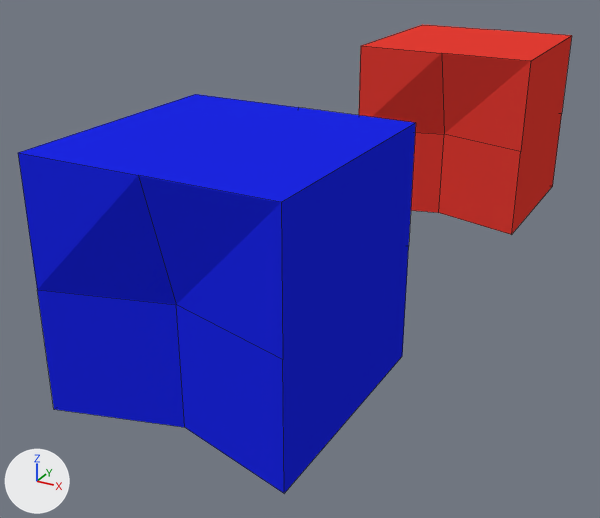
An edit to the Blender file vsss.blend, drawn before and after from the same camera.
Before and after are seen from a 50 mm lens placed at (11.1, -20.0, 12.7), pointed at (-1.8, 3.6, 0.9). Every picture has the same lights, and +X, +Y and +Z are marked at lower left. Mesh edges are drawn as thin lines. The same objects are shown in both versions, whatever each file hides.

Names of what the first picture shows: 'Robot_BlueTeam', 'Robot_RedTeam'.
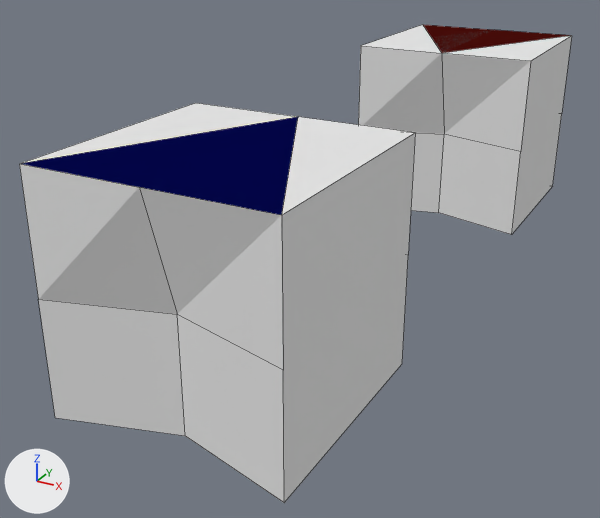
Commit message: Agregar marcador para reconocer dirección en los robots

Where the newer file only moved an object's origin or applied its transform, the numbers keep the older frame.

Pixel boxes [x1, y1, x2, y2] of what changed, in the pictures (600 x 518 px):
```json
{"object": "Robot_BlueTeam", "change": "reshaped, moved", "before": [18, 94, 416, 493], "after": [20, 103, 415, 503]}
{"object": "Robot_RedTeam", "change": "reshaped", "before": [359, 24, 572, 235], "after": [358, 24, 572, 235]}
{"part": 1, "of": "me_cube_002", "change": "added", "after": [423, 25, 571, 53], "on screen": "red"}
{"part": 2, "of": "me_cube_002", "change": "recoloured", "before": [359, 24, 572, 235], "after": [359, 24, 572, 235], "on screen": "red to white"}
{"part": 3, "of": "me_cube_000", "change": "added", "after": [21, 117, 298, 215], "on screen": "blue"}
{"part": 4, "of": "me_cube_000", "change": "recoloured", "before": [20, 133, 415, 493], "after": [20, 133, 415, 493], "on screen": "blue to white"}
```

Edits to the scene script, one JSON object a line:
```json
{"op": "add", "block": "mat_elasticidad_robot", "code": ["mat_elasticidad_robot = diffuse_material('Elasticidad Robot')", "mat_elasticidad_robot.base_color = (0.8, 0.8, 0.8)  # white #e7e7e7"]}
{"block": "me_cube_002", "where": "# used by ob_robot_redteam; location = (0.0, 15.3, 3.5)"}
{"block": "me_cube_002", "where": "# verts and faces of me_cube_002; kept vertices keep their numbers, new ones are numbered from 18"}
{"block": "me_cube_002", "where": "# before: 3 (-3.5, 3.5, 3.5) at pixel (422, 24), 7 (3.5, 3.5, 3.5) at pixel (571, 35), 10 (0.0, -3.5, 3.5) at pixel (441, 53), 14 (0.0, 3.5, 3.5) at pixel (494, 29)"}
{"op": "remove", "block": "me_cube_002", "code": "me_cube_002.from_pydata(...)  # 18 vertices, 12 faces; spans x -3.5..3.5, y -3.5..3.5, z -3.5..3.5"}
{"op": "add", "block": "me_cube_002", "code": "me_cube_002.from_pydata(...)  # 18 vertices, 13 faces; spans x -3.5..3.5, y -3.5..3.5, z -3.5..3.5"}
{"block": "me_cube_002", "change": "me_cube_002 part 1"}
{"op": "add", "block": "me_cube_002", "code": "faces += [(3, 10, 7, 14)]  # mat_equipo_rojo (red #e73d34)"}
{"block": "me_cube_002", "change": "me_cube_002 part 2: 12 faces spanning x -3.5..3.5, y -3.5..3.5, z -3.5..3.5 switch from mat_equipo_rojo (red #e73d34) to mat_elasticidad_robot (white #e7e7e7)"}
{"block": "me_cube_000", "where": "# used by ob_robot_blueteam; location = (0.0, -3.34, 3.76)"}
{"block": "me_cube_000", "where": "# verts and faces of me_cube_000; kept vertices keep their numbers, new ones are numbered from 18"}
{"block": "me_cube_000", "where": "# before: 1 (-3.5, -3.5, 3.5), 5 (3.5, -3.5, 3.5) at pixel (351, 307), 10 (0.0, -3.5, 3.5), 14 (0.0, 3.5, 3.5)"}
{"op": "remove", "block": "me_cube_000", "code": "me_cube_000.from_pydata(...)  # 18 vertices, 12 faces; spans x -3.5..3.5, y -3.5..3.5, z -3.5..3.5"}
{"op": "add", "block": "me_cube_000", "code": "me_cube_000.from_pydata(...)  # 18 vertices, 13 faces; spans x -3.5..3.5, y -3.5..3.5, z -3.5..3.5"}
{"block": "me_cube_000", "change": "me_cube_000 part 3"}
{"op": "add", "block": "me_cube_000", "code": "faces += [(1, 10, 5, 14)]  # mat_equipo_azul (blue #1d27e7)"}
{"block": "me_cube_000", "change": "me_cube_000 part 4: 12 faces spanning x -3.5..3.5, y -3.5..3.5, z -3.5..3.5 switch from mat_equipo_azul (blue #1d27e7) to mat_elasticidad_robot (white #e7e7e7)"}
{"op": "set", "path": "ob_robot_blueteam.location", "old": "(0.0, -3.34, 3.76)", "new": "(0.0, -3.34, 3.5)"}
```
